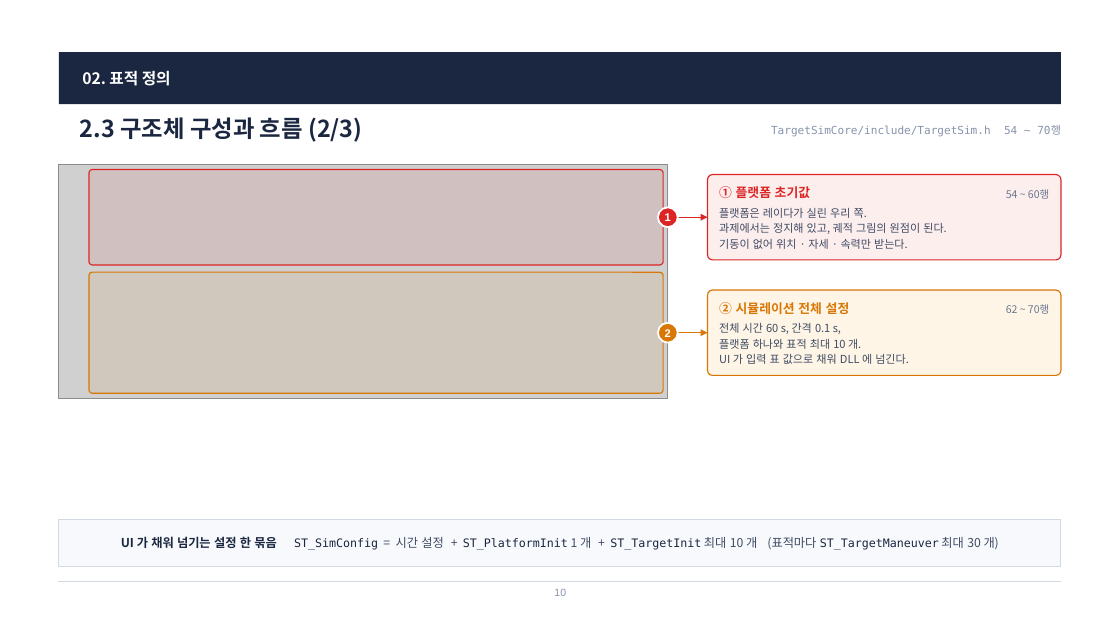
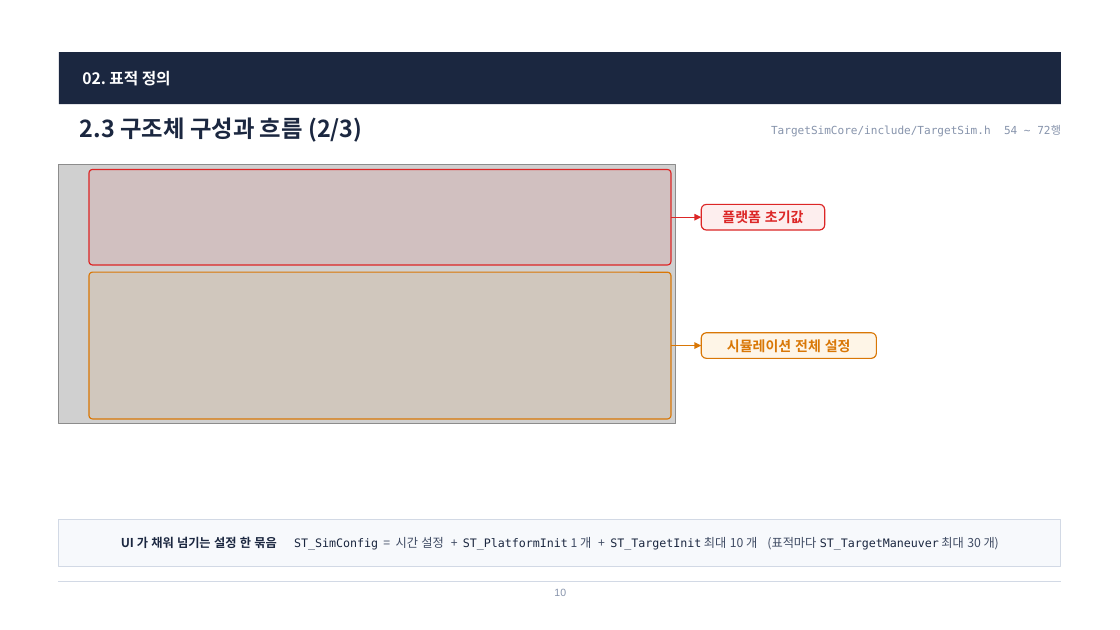
Before and after one commit to harley-hwan/radar-sw-study, a slide deck: slide 10 of Part3_TargetSim/ref/산출물/Chapter3_TargetSim.pptx. Drawn at 1120x630 pixels with LibreOffice and Linux fonts; fonts in the diff are those of the drawing; grey boxes stand for pictures. Boxes give left, top, right and bottom in pixels: in the first picture for what was removed or moved away, otherwise in the second. Text is boxed around its words. In the diff, an @@ line names an element or a change of style, - is before the commit and + after.

```diff
--- a/Part3_TargetSim/ref/산출물/Chapter3_TargetSim.pptx
+++ b/Part3_TargetSim/ref/산출물/Chapter3_TargetSim.pptx
@@ text at bbox=[771, 125, 1061, 137]: text changed @@
-TargetSimCore/include/TargetSim.h 54 ~ 70행
+TargetSimCore/include/TargetSim.h 54 ~ 72행
@@ picture: place and size @@
-picture at bbox=[59, 165, 668, 398]
+picture at bbox=[59, 165, 676, 424]
@@ rounded rectangle: place and size @@
-rounded rectangle at bbox=[89, 170, 664, 266]
+rounded rectangle at bbox=[89, 170, 671, 266]
@@ ellipse removed at bbox=[658, 208, 678, 228] @@
-1
@@ rounded rectangle: place and size @@
-rounded rectangle at bbox=[707, 175, 1061, 260]
+rounded rectangle at bbox=[702, 204, 825, 230]
@@ text "플랫폼 초기값" at bbox=[722, 210, 804, 224]: vertical alignment top to middle @@
@@ text removed at bbox=[1006, 189, 1049, 199] @@
-54 ~ 60행
@@ arrow moved from (678, 218) - (707, 218) to (671, 218) - (702, 218) @@
@@ text at bbox=[722, 210, 804, 224]: text changed; size 9.5 to 12 pt; text colour #3F4B63 to #DC2626; bold on @@
-① 플랫폼 초기값
-플랫폼은 레이다가 실린 우리 쪽.
-과제에서는 정지해 있고, 궤적 그림의 원점이 된다.
-기동이 없어 위치 · 자세 · 속력만 받는다.
+플랫폼 초기값
@@ rounded rectangle: place and size @@
-rounded rectangle at bbox=[89, 272, 664, 393]
+rounded rectangle at bbox=[89, 272, 671, 419]
@@ ellipse removed at bbox=[658, 323, 678, 343] @@
-2
@@ text removed at bbox=[719, 323, 909, 364] @@
-② 시뮬레이션 전체 설정
-전체 시간 60 s, 간격 0.1 s,
-플랫폼 하나와 표적 최대 10 개.
-UI 가 입력 표 값으로 채워 DLL 에 넘긴다.
@@ text removed at bbox=[1006, 304, 1049, 314] @@
-62 ~ 70행
@@ arrow moved from (678, 333) - (707, 333) to (671, 345) - (702, 345) @@
@@ proportions changed in 3 elements at bbox=[89, 272, 671, 419], bbox=[702, 204, 825, 230], bbox=[702, 333, 876, 359] @@
@@ rounded rectangle: place and size @@
-rounded rectangle at bbox=[707, 290, 1061, 376]
+rounded rectangle at bbox=[702, 333, 876, 359]
@@ text added at bbox=[727, 339, 851, 353], 12 pt, text #D97706, bold @@
+시뮬레이션 전체 설정
```
Also in this commit, not shown: 20 other slides changed, 1 slide added, 3 slides removed, 12 other files.
